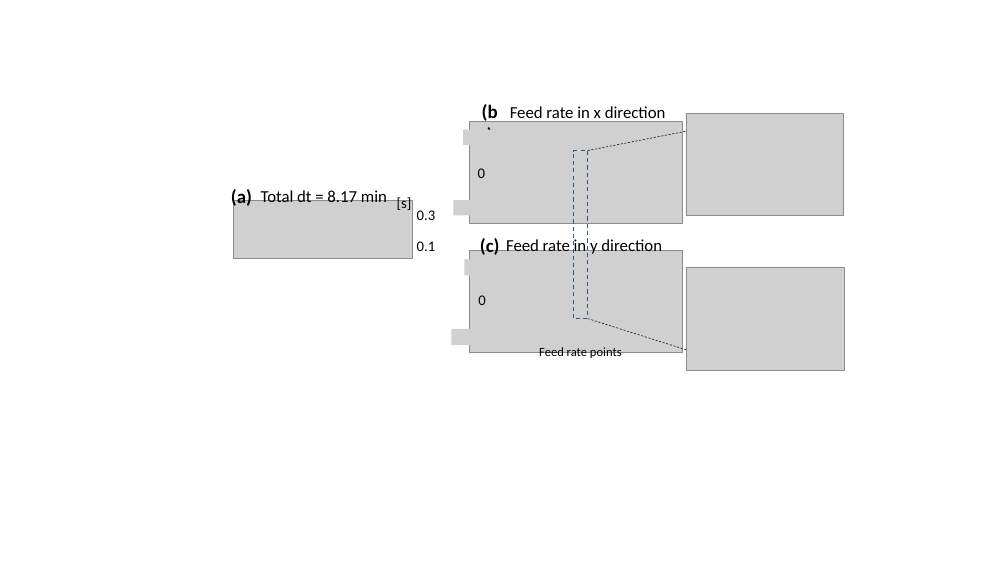
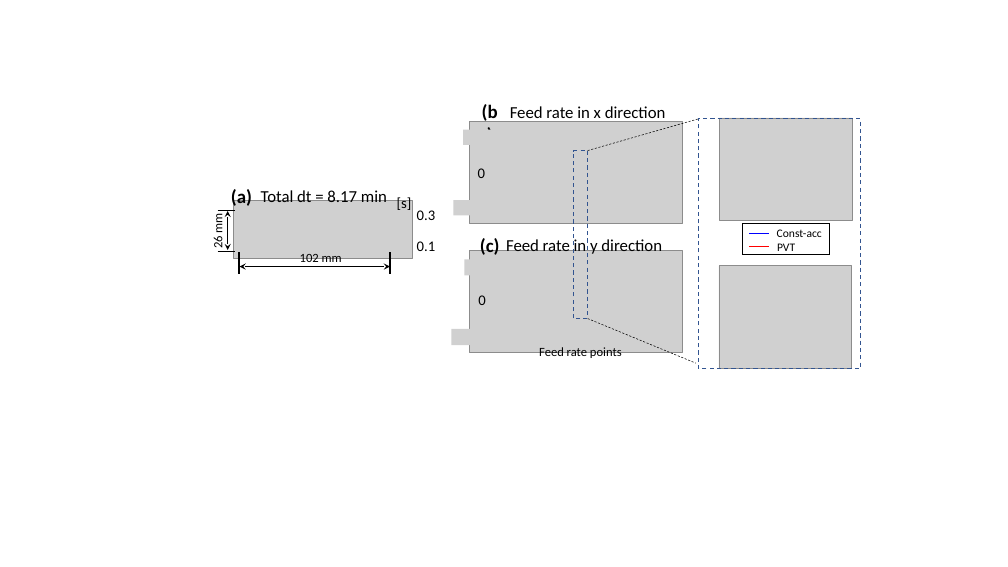
Before and after one commit to TWANG006/pvt-scheduler, a slide deck: slide 1 of paper/fig-ppt/maze_feedrate.pptx. Drawn at 1008x567 pixels with LibreOffice and Linux fonts; fonts in the diff are those of the drawing; grey boxes stand for pictures; background and template pictures are left out. Boxes give left, top, right and bottom in pixels: in the first picture for what was removed or moved away, otherwise in the second. Text is boxed around its words. In the diff, an @@ line names an element or a change of style, - is before the commit and + after.

```diff
--- a/paper/fig-ppt/maze_feedrate.pptx
+++ b/paper/fig-ppt/maze_feedrate.pptx
@@ line moved from (588, 150) - (707, 127) to (588, 150) - (699, 119) @@
@@ rectangle added at <box>699,119,861,368</box>, outline #325491 1 pt dashed @@
@@ picture: place and size @@
-picture at <box>686,113,843,216</box>
+picture at <box>720,118,853,220</box>
@@ text added at <box>210,215,225,248</box>, 12 pt, text #000000 @@
+26 mm
@@ line added from (218, 210) to (235, 210), #000000 1.25 pt @@
@@ double arrow added from (228, 250) to (228, 211), #000000 1.25 pt @@
@@ line added from (218, 251) to (235, 251), #000000 1.25 pt @@
@@ line added from (239, 253) to (239, 274), #000000 1.25 pt @@
@@ double arrow added from (240, 267) to (390, 267), #000000 1.25 pt @@
@@ text added at <box>300,254,342,266</box>, 12 pt, text #000000 @@
+102 mm
@@ line added from (390, 253) to (390, 274), #000000 1.25 pt @@
@@ picture: place and size @@
-picture at <box>687,268,844,370</box>
+picture at <box>719,266,852,368</box>
@@ group added at <box>743,224,830,255</box>: 2 texts, 2 lines, 1 rectangle @@
+Const-acc
+PVT
@@ line moved from (588, 318) - (704, 355) to (588, 318) - (696, 363) @@
```
